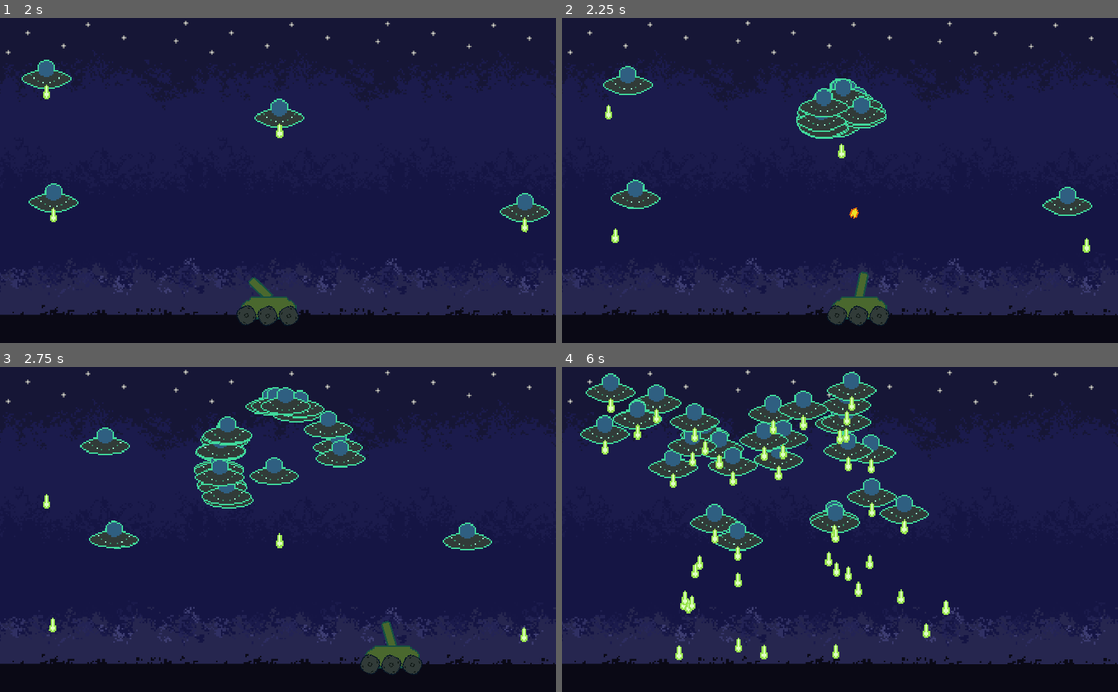
Above: before the commit, frames 1-4 (two rows, left to right).
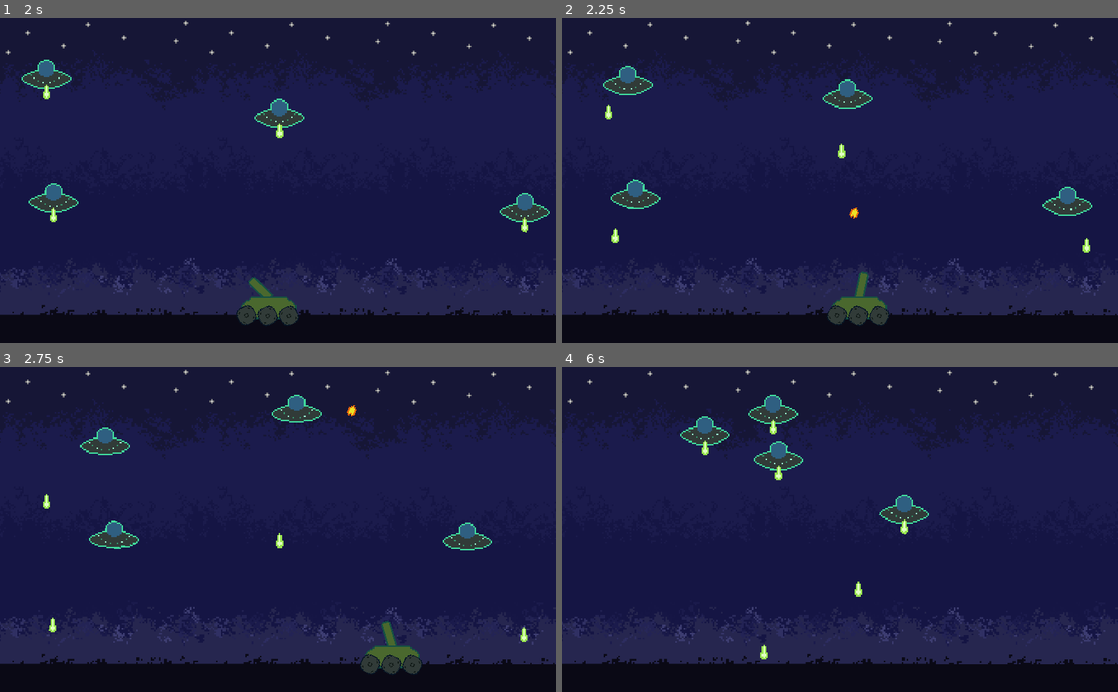
Above: after the commit, the same moments.

Repository: zMenta/Godot-Projects
Game: Godot game, scene res://Scenes/Main.tscn
Two runs of this game, one before a commit and one after it. Both use one fixed random seed, a clock stepped at 60 frames per second and the inputs below.
Inputs (mouse positions are in pixels of both pictures, inside the frame that each line leads up to):
- Up to frame 1 (2 s): move the mouse to (400, 164) at 0.52 s; press the mouse at (400, 164) at 0.53 s; hold Right (ui_right) 0.53-1.28 s; move the mouse to (166, 196) at 1.27 s; release the mouse at (166, 196) at 1.28 s; hold Left (ui_left) from 1.28 s (still down); click (166, 196) at 1.35 s
- Up to frame 2 (2.25 s): move the mouse to (895, 109) at 2.02 s; release Left (ui_left) at 2.03 s; press the mouse at (895, 109) at 2.03 s; hold Right (ui_right) from 2.03 s (still down)
- Up to frame 3 (2.75 s): keep holding Right (ui_right)
- Up to frame 4 (6 s): move the mouse to (812, 594) at 2.77 s; release the mouse at (812, 594) at 2.78 s; click (812, 594) at 2.85 s; move the mouse to (1006, 578) at 3.52 s; release Right (ui_right) at 3.53 s; press the mouse at (1006, 578) at 3.53 s; hold Left (ui_left) 3.53-5.78 s; move the mouse to (673, 480) at 4.27 s; release the mouse at (673, 480) at 4.28 s; click (673, 480) at 4.35 s; move the mouse to (867, 529) at 5.02 s; press the mouse at (867, 529) at 5.03 s; move the mouse to (756, 448) at 5.77 s; release the mouse at (756, 448) at 5.78 s; hold Right (ui_right) from 5.78 s (still down); click (756, 448) at 5.85 s

Frame 1 is identical in both runs. In frame 2, 1.8% of the frame differs, in the area x 42-59%, y 18-38%; in frame 3, 4.5%; in frame 4, 10%, in the area x 3-70%, y 1-91%.

Commit message:
Removed alien excess

Diff:
--- a/Invaders from Space/Scenes/Main.tscn
+++ b/Invaders from Space/Scenes/Main.tscn
@@ -62,78 +62,3 @@
 
 [node name="Ufo5" parent="." instance=ExtResource( 3 )]
 position = Vector2( 515, 178 )
-
-[node name="Ufo6" parent="." instance=ExtResource( 3 )]
-position = Vector2( 515, 178 )
-
-[node name="Ufo7" parent="." instance=ExtResource( 3 )]
-position = Vector2( 515, 178 )
-
-[node name="Ufo8" parent="." instance=ExtResource( 3 )]
-position = Vector2( 515, 178 )
-
-[node name="Ufo9" parent="." instance=ExtResource( 3 )]
-position = Vector2( 515, 178 )
-
-[node name="Ufo10" parent="." instance=ExtResource( 3 )]
-position = Vector2( 515, 178 )
-
-[node name="Ufo11" parent="." instance=ExtResource( 3 )]
-position = Vector2( 515, 178 )
-
-[node name="Ufo12" parent="." instance=ExtResource( 3 )]
-position = Vector2( 515, 178 )
-
-[node name="Ufo13" parent="." instance=ExtResource( 3 )]
-position = Vector2( 515, 178 )
-
-[node name="Ufo14" parent="." instance=ExtResource( 3 )]
-position = Vector2( 515, 178 )
-
-[node name="Ufo15" parent="." instance=ExtResource( 3 )]
-position = Vector2( 515, 178 )
-
-[node name="Ufo16" parent="." instance=ExtResource( 3 )]
-position = Vector2( 515, 178 )
-
-[node name="Ufo17" parent="." instance=ExtResource( 3 )]
-position = Vector2( 515, 178 )
-
-[node name="Ufo18" parent="." instance=ExtResource( 3 )]
-position = Vector2( 515, 178 )
-
-[node name="Ufo19" parent="." instance=ExtResource( 3 )]
-position = Vector2( 515, 178 )
-
-[node name="Ufo20" parent="." instance=ExtResource( 3 )]
-position = Vector2( 515, 178 )
-
-[node name="Ufo21" parent="." instance=ExtResource( 3 )]
-position = Vector2( 515, 178 )
-
-[node name="Ufo22" parent="." instance=ExtResource( 3 )]
-position = Vector2( 515, 178 )
-
-[node name="Ufo23" parent="." instance=ExtResource( 3 )]
-position = Vector2( 515, 178 )
-
-[node name="Ufo24" parent="." instance=ExtResource( 3 )]
-position = Vector2( 515, 178 )
-
-[node name="Ufo25" parent="." instance=ExtResource( 3 )]
-position = Vector2( 515, 178 )
-
-[node name="Ufo26" parent="." instance=ExtResource( 3 )]
-position = Vector2( 515, 178 )
-
-[node name="Ufo27" parent="." instance=ExtResource( 3 )]
-position = Vector2( 515, 178 )
-
-[node name="Ufo28" parent="." instance=ExtResource( 3 )]
-position = Vector2( 515, 178 )
-
-[node name="Ufo29" parent="." instance=ExtResource( 3 )]
-position = Vector2( 515, 178 )
-
-[node name="Ufo30" parent="." instance=ExtResource( 3 )]
-position = Vector2( 515, 178 )
